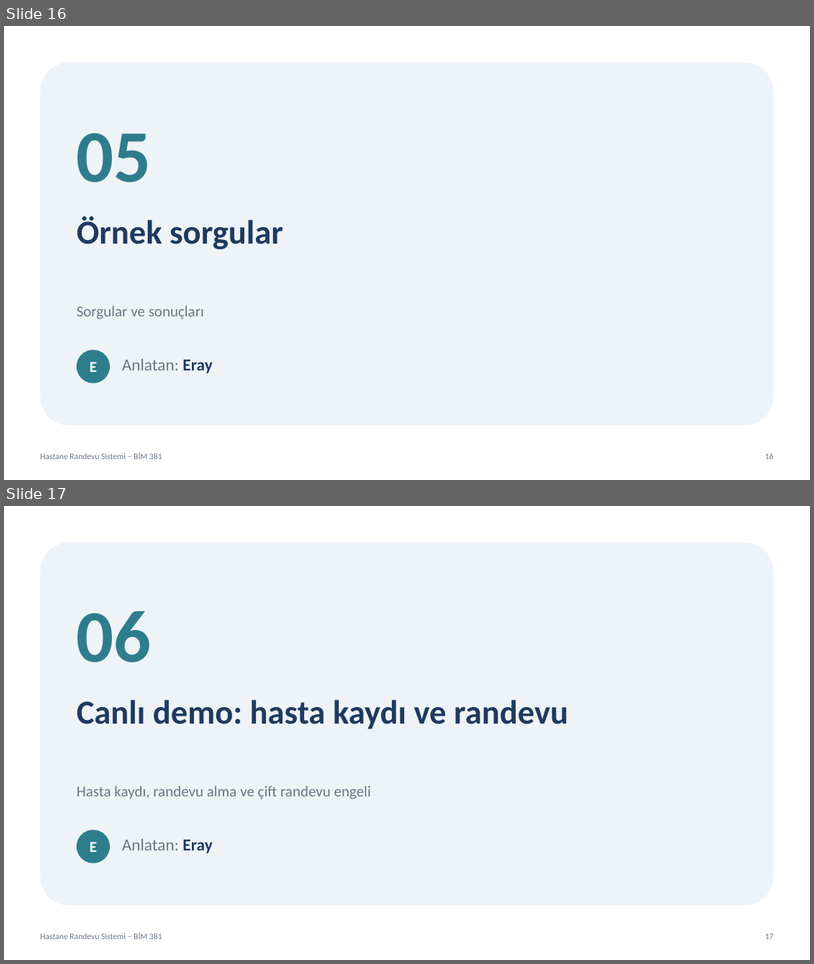
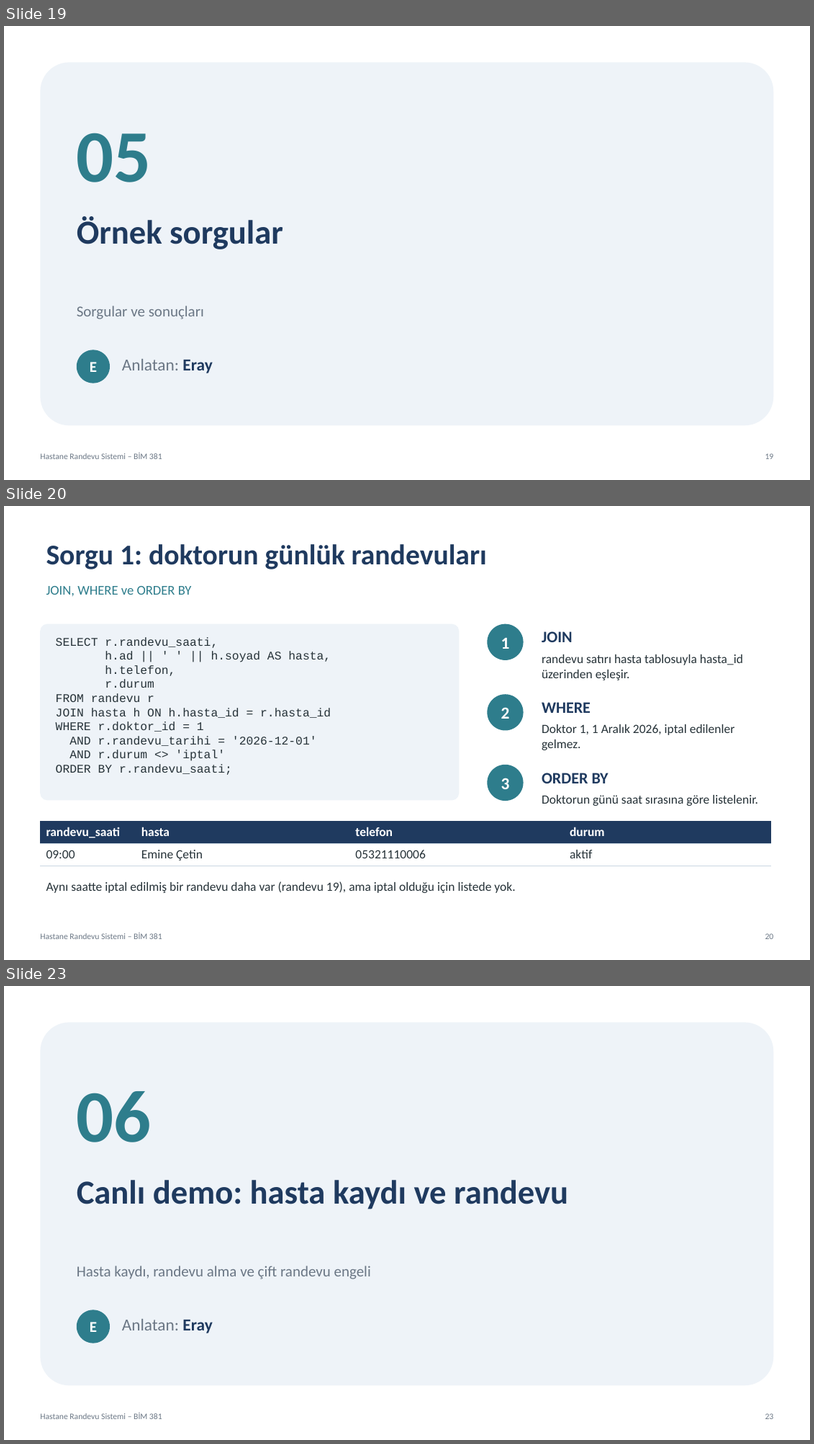
Before and after one commit to vliashenko6/hastane-randevu-sistemi, a slide deck: sunum/hastane_randevu_sunumu.pptx. Shown one above the other, each under a label of ours: slides 16 and 17 before the commit, slides 19, 20 and 23 after it; the slides between them are not shown. The pictures are 814x964 and 814x1444 pixels, drawn with LibreOffice and Linux fonts; fonts in the diff are those of the drawing. Boxes give left, top, right and bottom in pixels: in the first picture for what was removed or moved away, otherwise in the second. Text is boxed around its words. In the diff, an @@ line names an element or a change of style, - is before the commit and + after.

Commit message:
İlişkisel şema, sorgu ve hasta/randevu demo slaytları eklendi

```diff
--- a/sunum/hastane_randevu_sunumu.pptx
+++ b/sunum/hastane_randevu_sunumu.pptx
@@ slide 20 added at (x1=4, y1=506, x2=810, y2=960), background #FFFFFF; not listed: 2 template elements that a slide beside it also shows @@
@@ text added at (x1=46, y1=544, x2=487, y2=569), 34 pt, text #1F3A5F, bold @@
+Sorgu 1: doktorun günlük randevuları
@@ text added at (x1=46, y1=586, x2=192, y2=596), 16 pt, text #2E7D8C @@
+JOIN, WHERE ve ORDER BY
@@ rounded rectangle added at (x1=40, y1=624, x2=460, y2=800), fill #EEF3F8 @@
@@ ellipse added at (x1=487, y1=624, x2=524, y2=660), fill #2E7D8C, 20 pt, text #FFFFFF, bold @@
+1
@@ text added at (x1=542, y1=631, x2=573, y2=642), 19 pt, text #1F3A5F, bold @@
+JOIN
@@ text added at (x1=56, y1=637, x2=331, y2=775), 14 pt, text #263238 @@
+SELECT r.randevu_saati,
+h.ad || ' ' || h.soyad AS hasta,
+h.telefon,
+r.durum
+FROM randevu r
+JOIN hasta h ON h.hasta_id = r.hasta_id
+WHERE r.doktor_id = 1
+AND r.randevu_tarihi = '2026-12-01'
+AND r.durum <> 'iptal'
+ORDER BY r.randevu_saati;
@@ text added at (x1=542, y1=654, x2=743, y2=680), 15 pt, text #263238 @@
+randevu satırı hasta tablosuyla hasta_id üzerinden eşleşir.
@@ ellipse added at (x1=487, y1=694, x2=524, y2=731), fill #2E7D8C, 20 pt, text #FFFFFF, bold @@
+2
@@ text added at (x1=542, y1=702, x2=591, y2=713), 19 pt, text #1F3A5F, bold @@
+WHERE
@@ text added at (x1=542, y1=724, x2=736, y2=750), 15 pt, text #263238 @@
+Doktor 1, 1 Aralık 2026, iptal edilenler gelmez.
@@ ellipse added at (x1=487, y1=764, x2=524, y2=800), fill #2E7D8C, 20 pt, text #FFFFFF, bold @@
+3
@@ text added at (x1=542, y1=772, x2=609, y2=783), 19 pt, text #1F3A5F, bold @@
+ORDER BY
@@ text added at (x1=542, y1=795, x2=759, y2=806), 15 pt, text #263238 @@
+Doktorun günü saat sırasına göre listelenir.
@@ table added at (x1=40, y1=821, x2=771, y2=866), 2 rows, 4 columns @@
+randevu_saati | hasta | telefon | durum
+09:00 | Emine Çetin | 05321110006 | aktif
@@ text added at (x1=46, y1=881, x2=515, y2=893), 15 pt, text #263238 @@
+Aynı saatte iptal edilmiş bir randevu daha var (randevu 19), ama iptal olduğu için listede yok.
@@ what was slide 16 is now slide 19 @@
@@ what was slide 17 is now slide 23 @@
@@ page number at (x1=766, y1=1413, x2=774, y2=1419): text changed @@
-17
+23
```
Also in this commit, not shown: 7 other slides added.
